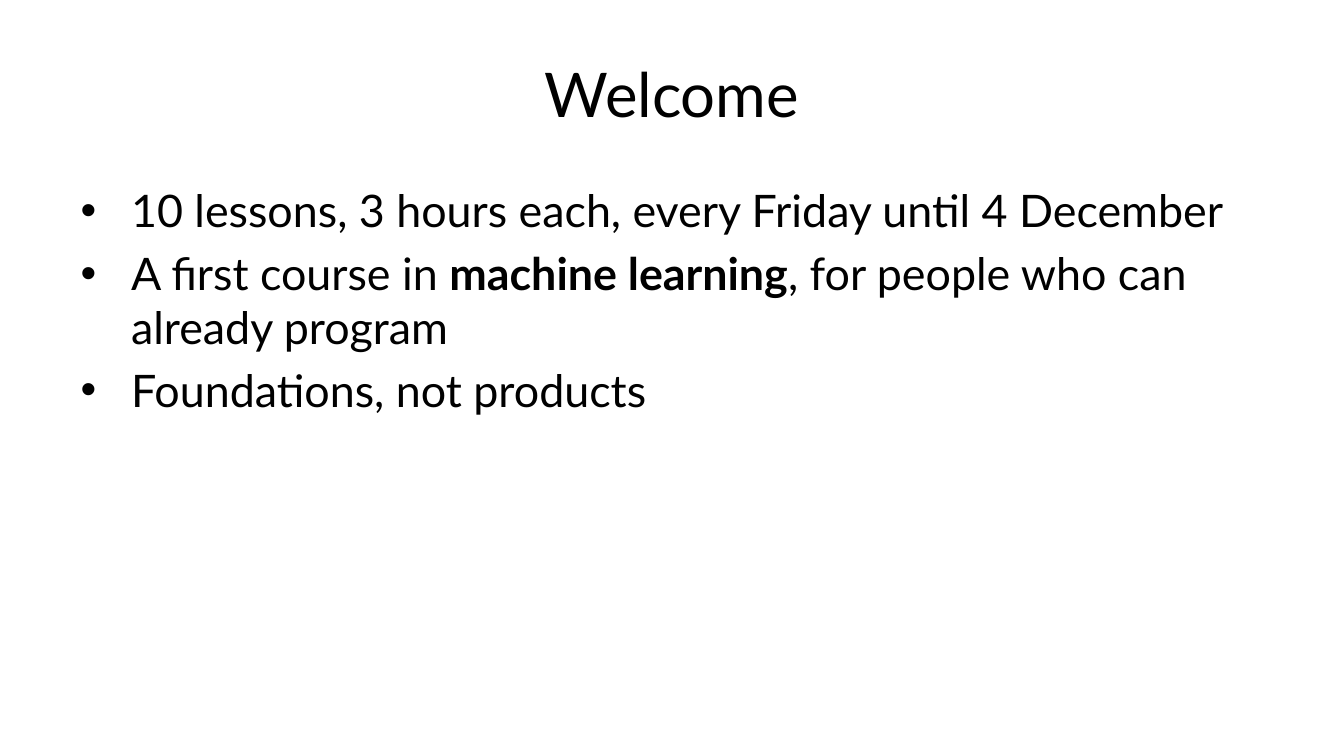
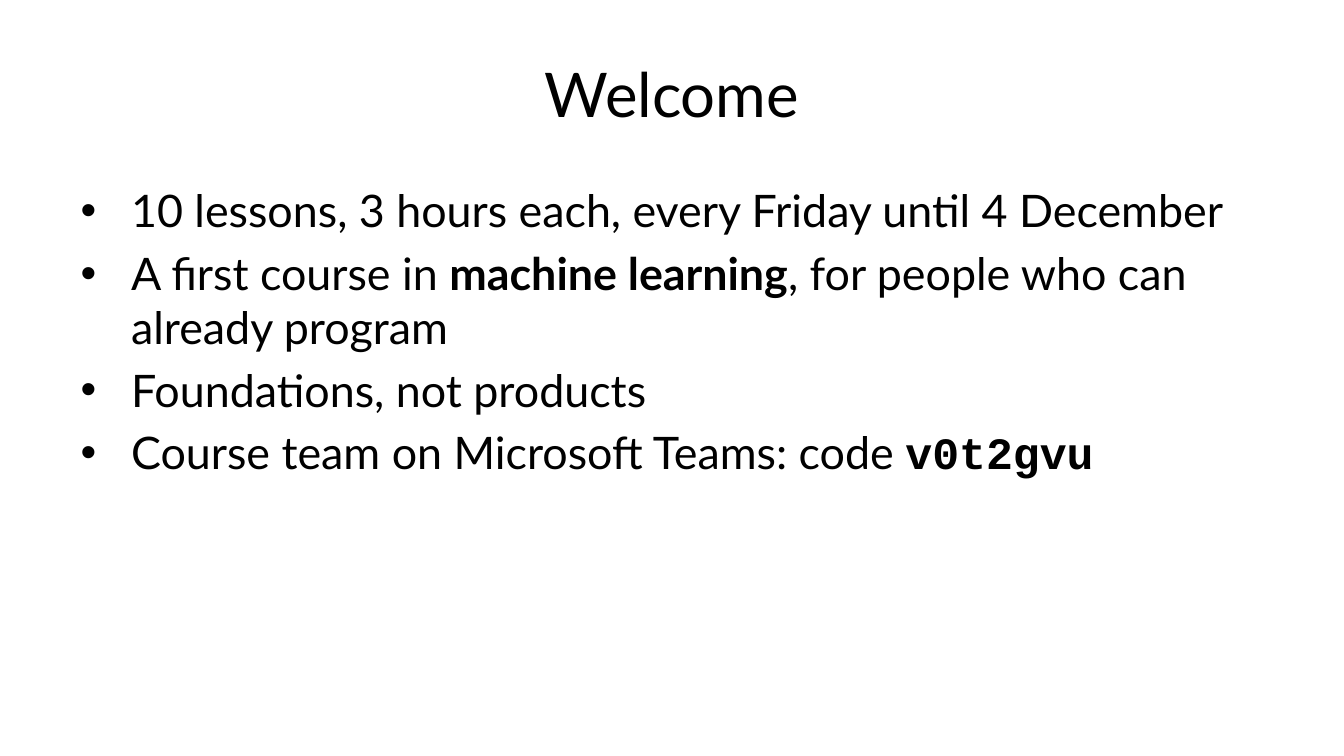
Before and after one commit to fabioantonini/technologies-for-artificial-intelligence, a slide deck: slide 2 of Lessons/01_introduction_and_workflow/Slides/introduction_and_workflow_slides.pptx. Drawn at 1344x756 pixels with LibreOffice and Linux fonts; fonts in the diff are those of the drawing; background and template pictures are left out. Boxes give left, top, right and bottom in pixels: in the first picture for what was removed or moved away, otherwise in the second. Text is boxed around its words. In the diff, an @@ line names an element or a change of style, - is before the commit and + after.

```diff
--- a/Lessons/01_introduction_and_workflow/Slides/introduction_and_workflow_slides.pptx
+++ b/Lessons/01_introduction_and_workflow/Slides/introduction_and_workflow_slides.pptx
@@ text at [131,436,1093,479]: paragraph added @@
+• Course team on Microsoft Teams: code v0t2gvu
```
Also in this commit, not shown: 2 other files.
